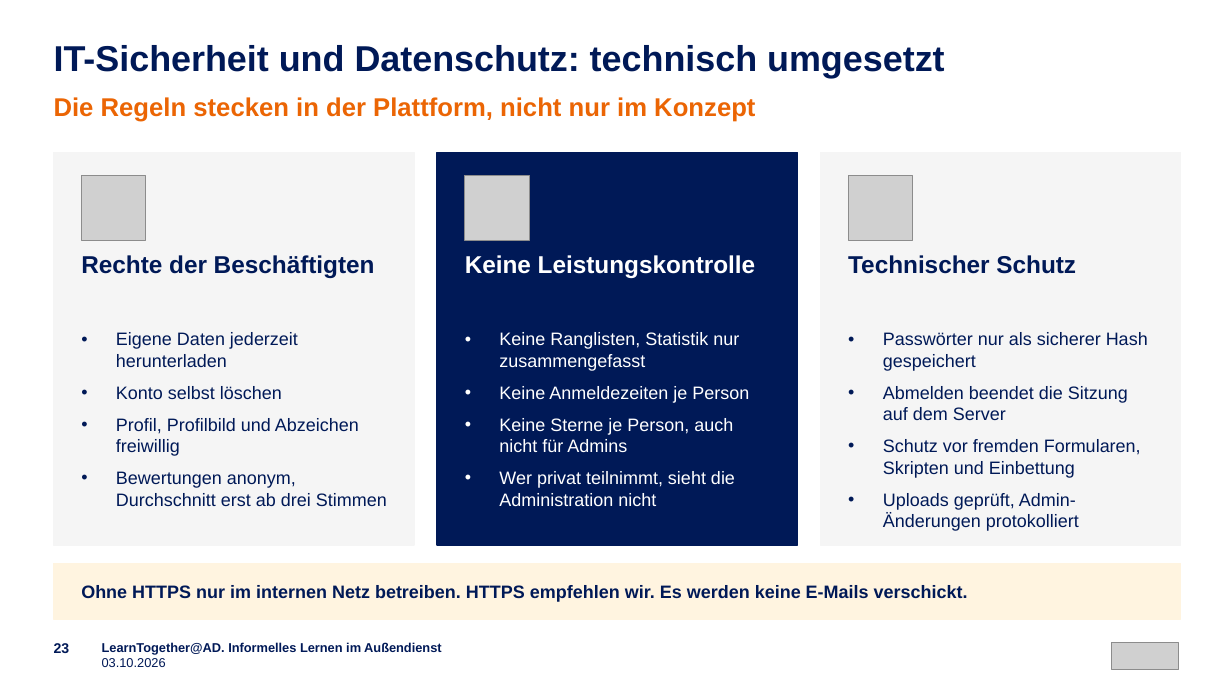
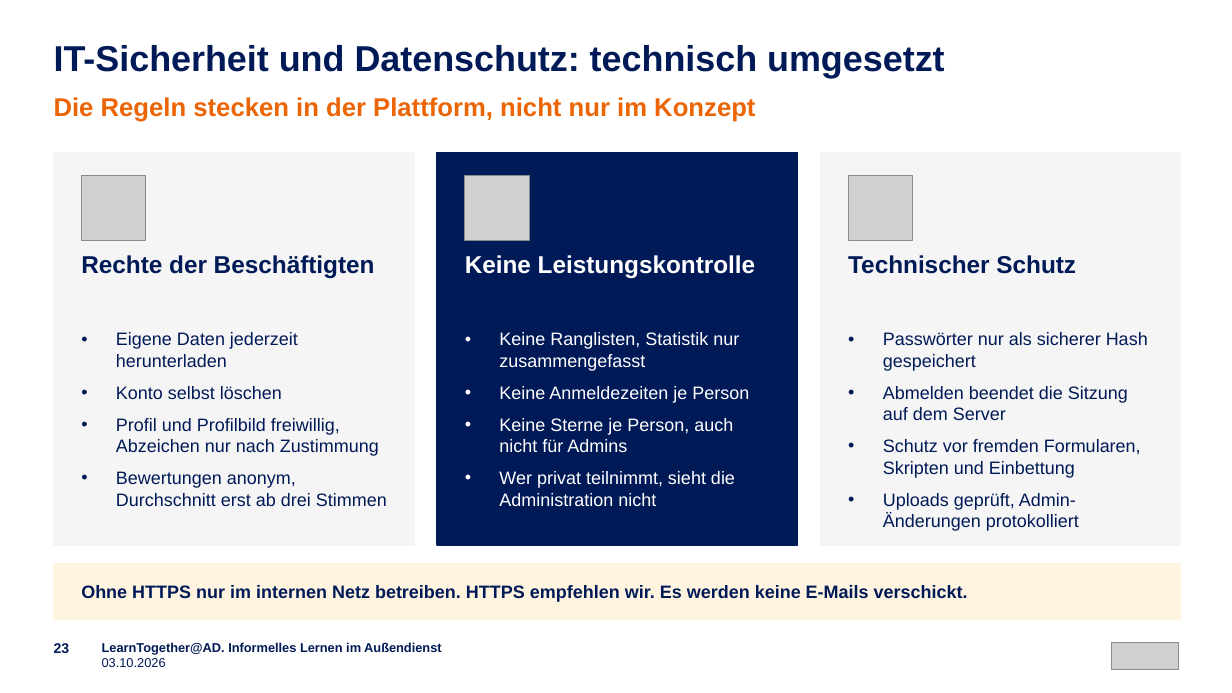
Before and after one commit to emplush/ruv_learntogether, a slide deck: slide 23 of docs/LearnTogether-AD_Praesentation.pptx. Drawn at 1232x693 pixels with LibreOffice and Linux fonts; fonts in the diff are those of the drawing; grey boxes stand for pictures. Boxes give left, top, right and bottom in pixels: in the first picture for what was removed or moved away, otherwise in the second. Text is boxed around its words. In the diff, an @@ line names an element or a change of style, - is before the commit and + after.

```diff
--- a/docs/LearnTogether-AD_Praesentation.pptx
+++ b/docs/LearnTogether-AD_Praesentation.pptx
@@ text at bbox=[116, 418, 379, 456]: text changed @@
-• Profil, Profilbild und Abzeichen freiwillig
+• Profil und Profilbild freiwillig, Abzeichen nur nach Zustimmung
```
Also in this commit, not shown: 4 other slides changed, 34 other files.
